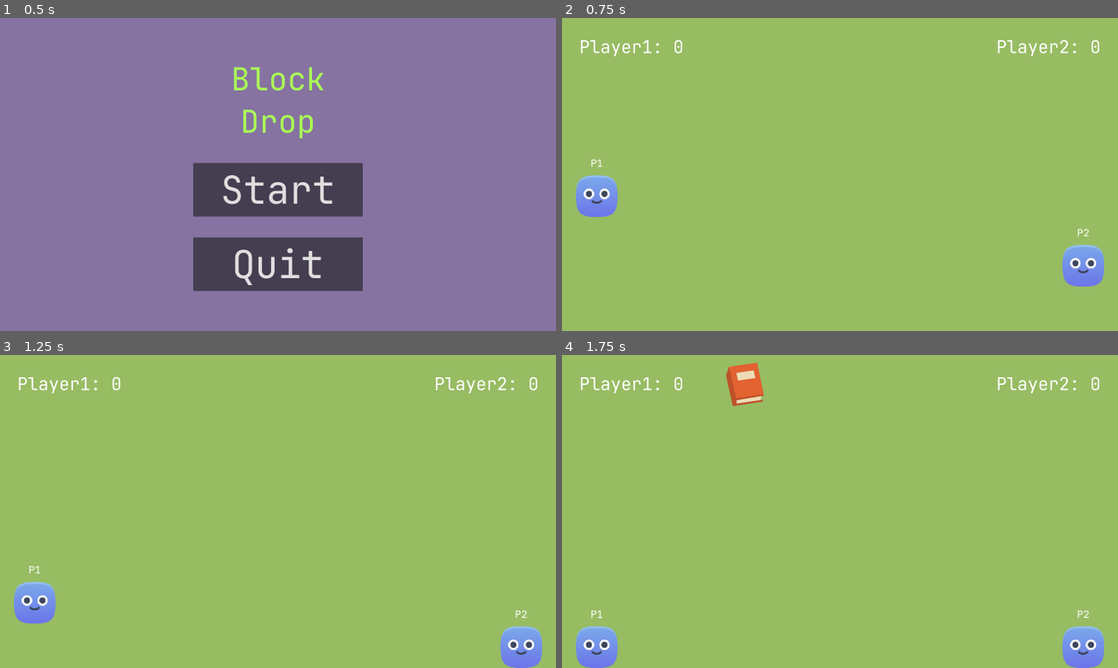
Above: before the commit, frames 1-4 (two rows, left to right).
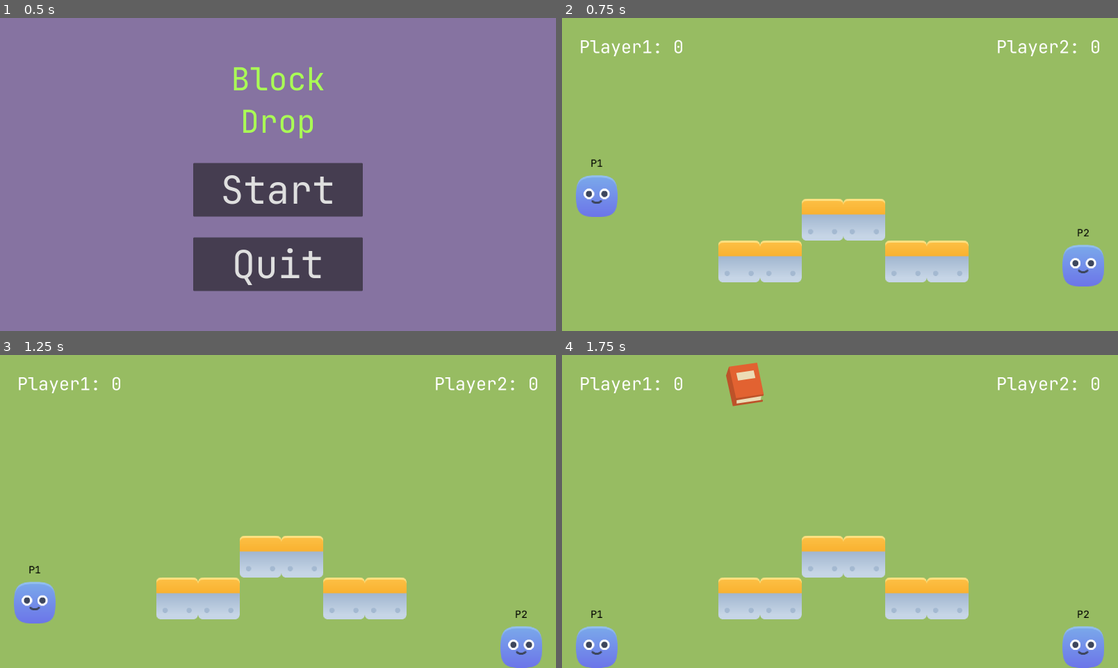
Above: after the commit, the same moments.

Repository: Aschii6/Block-Drop
Game: Godot game, scene res://scenes/screens/title_screen/title_screen.tscn
The game is run twice, just before and just after one commit, with the same random seed, the same clock (stepped at 60 frames per second) and the same inputs.
Inputs:
- Up to frame 1 (0.5 s): no input
- Up to frame 2 (0.75 s): click "Start" at 0.5 s
- Up to frame 3 (1.25 s): no input
- Up to frame 4 (1.75 s): no input

Frame 1 is identical in both runs. In frame 2, 6.0% of the frame differs, in the area x 5-95%, y 45-85%; in frame 3, 6.0%; in frame 4, 6.0%, in the area x 5-95%, y 57-85%.

Commit message:
Added tiles. Some adjustements
Maybe done

Diff:
--- /dev/null
+++ b/scenes/block/block.tscn
@@ -0,0 +1,17 @@
+[gd_scene load_steps=3 format=3 uid="uid://eim6s6i80tco"]
+
+[ext_resource type="Texture2D" uid="uid://s1gajggmuxuy" path="res://scenes/block/tile.png" id="1_04fxw"]
+
+[sub_resource type="RectangleShape2D" id="RectangleShape2D_xc2he"]
+size = Vector2(80, 80)
+
+[node name="Block" type="Node2D"]
+scale = Vector2(1.5, 1.5)
+
+[node name="Sprite2D" type="Sprite2D" parent="."]
+texture = ExtResource("1_04fxw")
+
+[node name="StaticBody2D" type="StaticBody2D" parent="."]
+
+[node name="CollisionShape2D" type="CollisionShape2D" parent="StaticBody2D"]
+shape = SubResource("RectangleShape2D_xc2he")
--- a/scenes/player/player.gd
+++ b/scenes/player/player.gd
@@ -20,7 +20,7 @@
 enum State {NORMAL, HAPPY, ANGRY}
 
 const SPEED = 400.0
-const JUMP_VELOCITY = -600.0
+const JUMP_VELOCITY = -800.0
 
 var jump: String
 var left: String
--- a/scenes/player/player.tscn
+++ b/scenes/player/player.tscn
@@ -7,8 +7,8 @@
 [ext_resource type="Texture2D" uid="uid://lxhithbyro7d" path="res://scenes/player/assets/blue_hand_closed.png" id="5_urruv"]
 [ext_resource type="FontFile" uid="uid://c57ehop5l3rba" path="res://common_assets/fonts/JetBrainsMono-Regular.ttf" id="6_ovne8"]
 
-[sub_resource type="RectangleShape2D" id="RectangleShape2D_bsw1w"]
-size = Vector2(80, 80)
+[sub_resource type="CircleShape2D" id="CircleShape2D_nub6g"]
+radius = 40.0222
 
 [sub_resource type="CapsuleShape2D" id="CapsuleShape2D_80xyu"]
 radius = 40.0
@@ -46,6 +46,7 @@
 texture = ExtResource("5_urruv")
 
 [node name="Label" type="Label" parent="Sprite"]
+z_index = 1
 anchors_preset = 8
 anchor_left = 0.5
 anchor_top = 0.5
@@ -57,15 +58,16 @@
 offset_bottom = -52.0
 grow_horizontal = 2
 grow_vertical = 2
+theme_override_colors/font_color = Color(0, 0, 0, 1)
 theme_override_fonts/font = ExtResource("6_ovne8")
 theme_override_font_sizes/font_size = 20
 text = "P1"
 
 [node name="CollisionShape2D" type="CollisionShape2D" parent="."]
-visible = false
-shape = SubResource("RectangleShape2D_bsw1w")
+shape = SubResource("CircleShape2D_nub6g")
 
 [node name="Area2D" type="Area2D" parent="."]
+visible = false
 
 [node name="CollisionShape2D" type="CollisionShape2D" parent="Area2D"]
 shape = SubResource("CapsuleShape2D_80xyu")
--- a/scenes/screens/play_screen/play_screen.tscn
+++ b/scenes/screens/play_screen/play_screen.tscn
@@ -1,8 +1,9 @@
-[gd_scene load_steps=6 format=3 uid="uid://cuf3t5dl0byah"]
+[gd_scene load_steps=7 format=3 uid="uid://cuf3t5dl0byah"]
 
 [ext_resource type="Script" path="res://scenes/screens/play_screen/play_screen.gd" id="1_eg7w1"]
 [ext_resource type="FontFile" uid="uid://c57ehop5l3rba" path="res://common_assets/fonts/JetBrainsMono-Regular.ttf" id="1_hmsmr"]
 [ext_resource type="PackedScene" uid="uid://dodrwf7pt5lxk" path="res://scenes/player/player.tscn" id="2_t3hke"]
+[ext_resource type="PackedScene" uid="uid://eim6s6i80tco" path="res://scenes/block/block.tscn" id="4_llpr2"]
 
 [sub_resource type="RectangleShape2D" id="RectangleShape2D_5k3r8"]
 size = Vector2(2000, 80)
@@ -88,3 +89,24 @@
 [node name="DropSpawnTimer" type="Timer" parent="."]
 wait_time = 0.8
 autostart = true
+
+[node name="Blocks" type="Node2D" parent="."]
+position = Vector2(510, 0)
+
+[node name="Block" parent="Blocks" instance=ExtResource("4_llpr2")]
+position = Vector2(0, 700)
+
+[node name="Block2" parent="Blocks" instance=ExtResource("4_llpr2")]
+position = Vector2(120, 700)
+
+[node name="Block3" parent="Blocks" instance=ExtResource("4_llpr2")]
+position = Vector2(240, 580)
+
+[node name="Block4" parent="Blocks" instance=ExtResource("4_llpr2")]
+position = Vector2(360, 580)
+
+[node name="Block5" parent="Blocks" instance=ExtResource("4_llpr2")]
+position = Vector2(480, 700)
+
+[node name="Block6" parent="Blocks" instance=ExtResource("4_llpr2")]
+position = Vector2(600, 700)
Binary file added: scenes/block/tile.png
Not shown, added: scenes/block/tile.png.import
